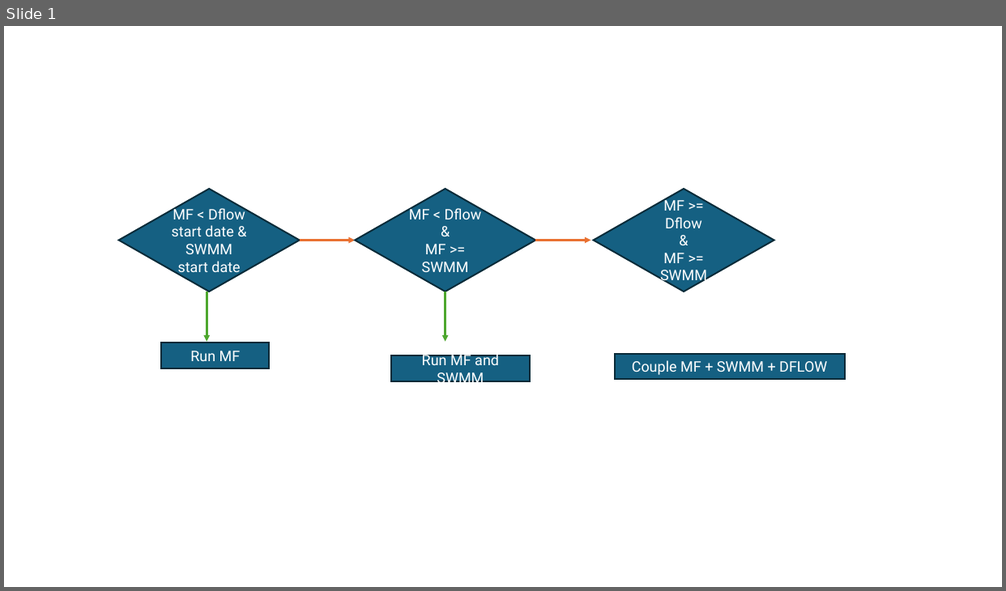
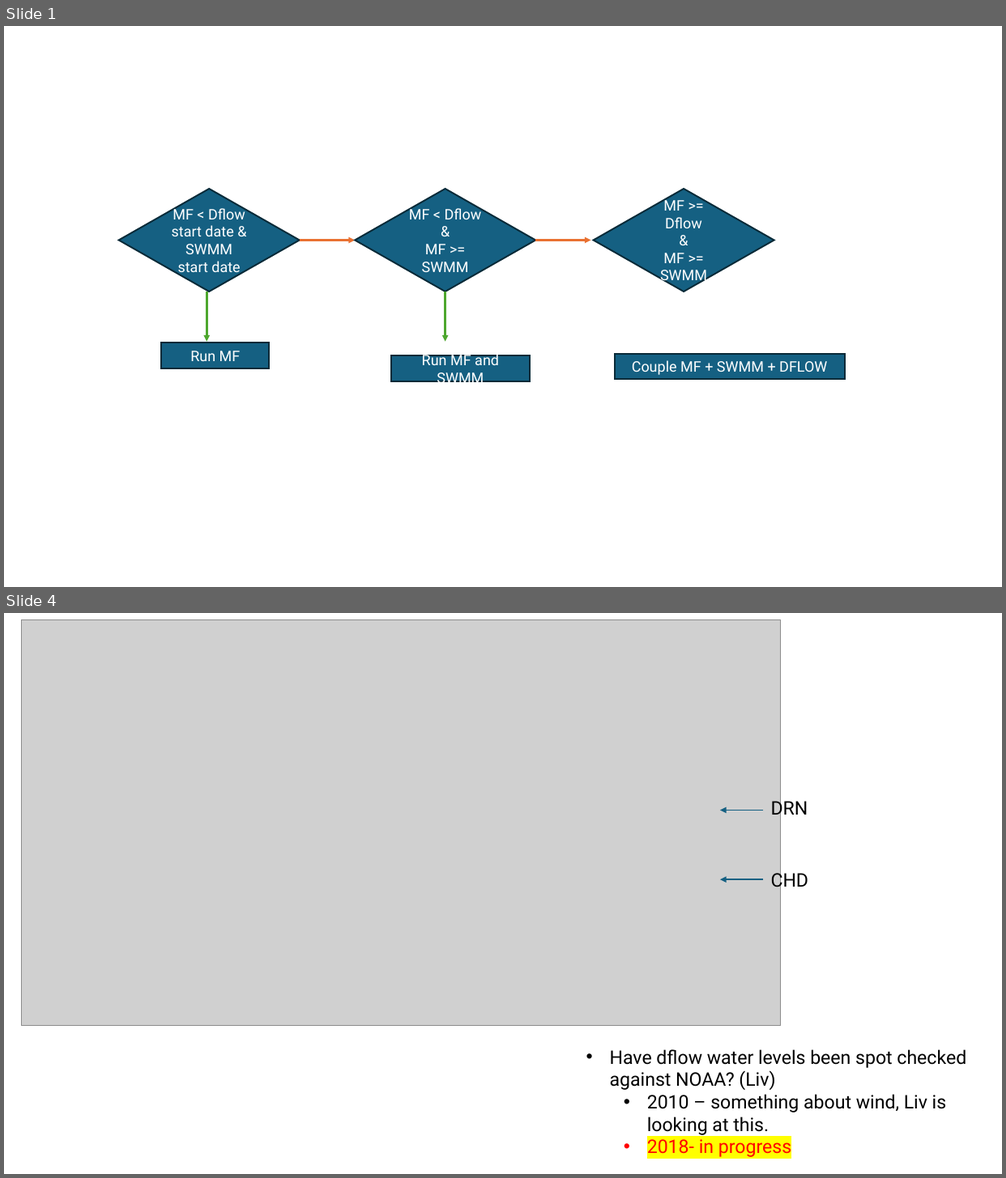
Before and after one commit to b-bayraktar/CF_PJ_modelarchive, a slide deck: notebooks-PJ/coupling.pptx. Shown one above the other, each under a label of ours: slide 1 before the commit, slides 1 and 4 after it; the slides between them are not shown. The pictures are 1006x591 and 1006x1178 pixels, drawn with LibreOffice and Linux fonts; fonts in the diff are those of the drawing; grey boxes stand for pictures. Boxes give left, top, right and bottom in pixels: in the first picture for what was removed or moved away, otherwise in the second. Text is boxed around its words. In the diff, an @@ line names an element or a change of style, - is before the commit and + after.

```diff
--- a/notebooks-PJ/coupling.pptx
+++ b/notebooks-PJ/coupling.pptx
@@ slide 4 added at box(4, 613, 1002, 1174), background #FFFFFF @@
@@ picture added at box(21, 620, 780, 1026) @@
@@ text added at box(771, 798, 808, 819), 18 pt, text #000000 @@
+DRN
@@ arrow added from (764, 811) to (720, 811), #156082 1.5 pt @@
@@ arrow added from (764, 879) to (720, 879), #156082 1.5 pt @@
@@ text added at box(771, 870, 809, 891), 18 pt, text #000000 @@
+CHD
@@ text added at box(610, 1050, 966, 1157), 18 pt, text #000000 @@
+• Have dflow water levels been spot checked against NOAA? (Liv)
+  • 2010 – something about wind, Liv is looking at this.
+  • 2018- in progress
```
Also in this commit, not shown: 2 slides changed, 7 other slides added, 2 slides removed, 25 other files.
